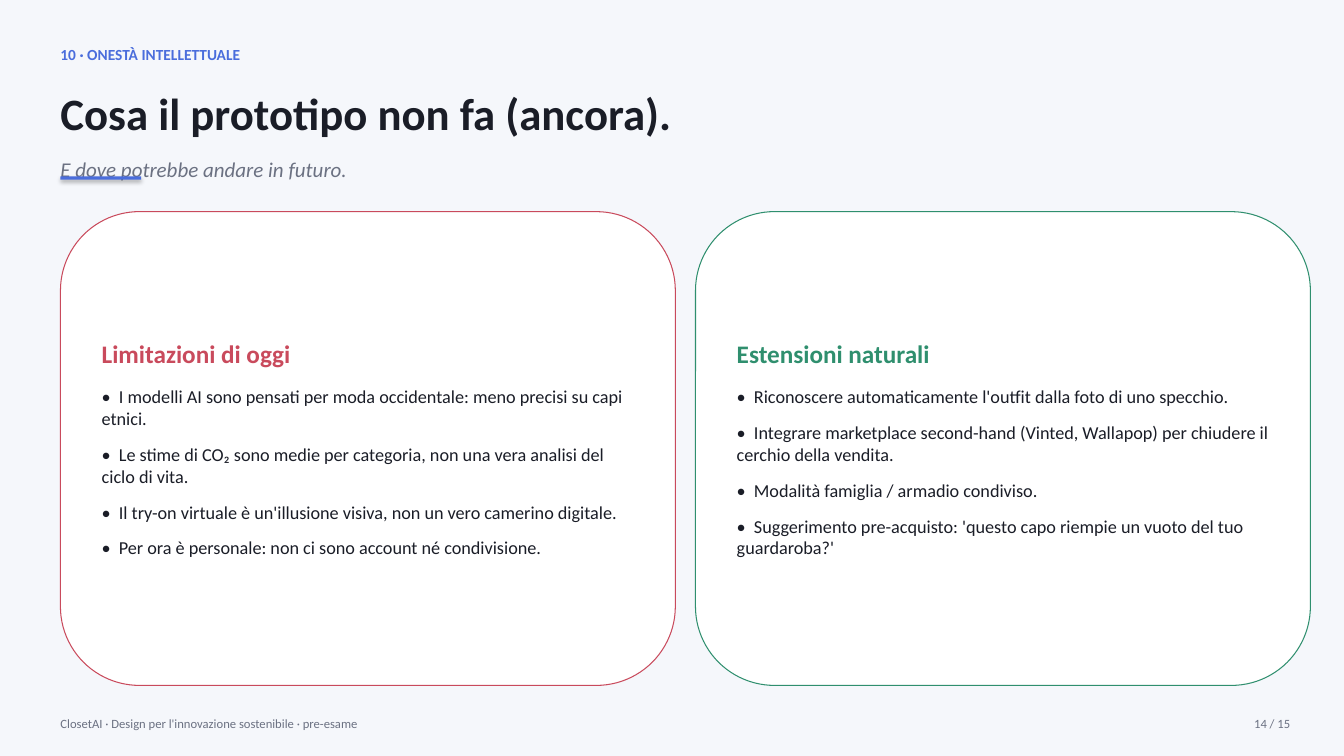
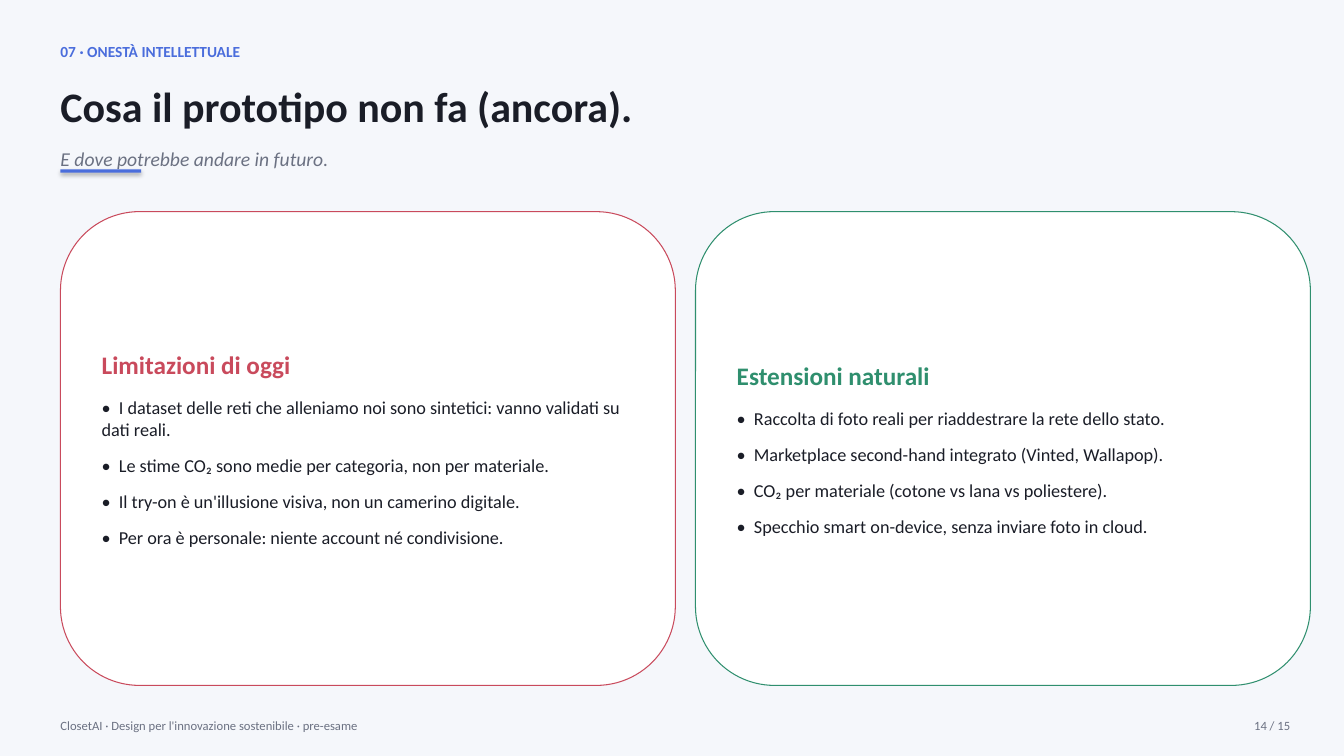
Before and after one commit to dibenedetto/closet-ai, a slide deck: slide 14 of docs/presentation.pptx. Drawn at 1344x756 pixels with LibreOffice and Linux fonts; fonts in the diff are those of the drawing. Boxes give left, top, right and bottom in pixels: in the first picture for what was removed or moved away, otherwise in the second. Text is boxed around its words. In the diff, an @@ line names an element or a change of style, - is before the commit and + after.

```diff
--- a/docs/presentation.pptx
+++ b/docs/presentation.pptx
@@ text at (60, 44, 241, 57): text changed @@
-10 · ONESTÀ INTELLETTUALE
+07 · ONESTÀ INTELLETTUALE
@@ text "Cosa il prototipo non fa ..." at (60, 91, 632, 129): size 32 to 30 pt @@
@@ text "E dove potrebbe andare in ...": place and size @@
-text "E dove potrebbe andare in ..." at (60, 162, 347, 182)
+text "E dove potrebbe andare in ..." at (60, 152, 328, 172)
@@ text "E dove potrebbe andare in ..." at (60, 152, 328, 172): size 15 to 14 pt @@
@@ rectangle: place and size @@
-rectangle at (60, 176, 141, 179)
+rectangle at (60, 169, 141, 172)
@@ text in rounded rectangle at (102, 401, 620, 547): text changed @@
-• I modelli AI sono pensati per moda occidentale: meno precisi su capi etnici.
-• Le stime di CO₂ sono medie per categoria, non una vera analisi del ciclo di vita.
-• Il try-on virtuale è un'illusione visiva, non un vero camerino digitale.
-• Per ora è personale: non ci sono account né condivisione.
+• I dataset delle reti che alleniamo noi sono sintetici: vanno validati su dati reali.
+• Le stime CO₂ sono medie per categoria, non per materiale.
+• Il try-on è un'illusione visiva, non un camerino digitale.
+• Per ora è personale: niente account né condivisione.
@@ text in rounded rectangle at (754, 412, 1164, 536): text changed @@
-• Riconoscere automaticamente l'outfit dalla foto di uno specchio.
-• Integrare marketplace second-hand (Vinted, Wallapop) per chiudere il cerchio della vendita.
-• Modalità famiglia / armadio condiviso.
-• Suggerimento pre-acquisto: 'questo capo riempie un vuoto del tuo guardaroba?'
+• Raccolta di foto reali per riaddestrare la rete dello stato.
+• Marketplace second-hand integrato (Vinted, Wallapop).
+• CO₂ per materiale (cotone vs lana vs poliestere).
+• Specchio smart on-device, senza inviare foto in cloud.
```
Also in this commit, not shown: 12 other slides changed, 2 slides added, 2 slides removed, 2 other files.
